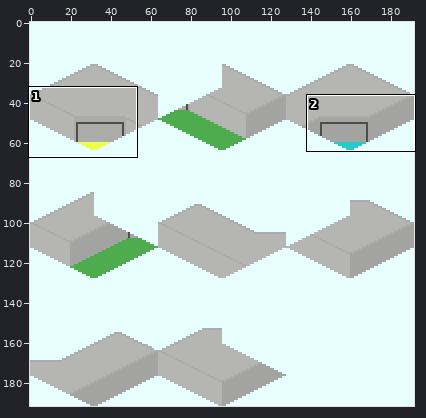
A sprite sheet gets an edit: source/png/Simple_Station_Mon-2.png. Above: a wide view before the commit, with the close-up outlined.
Close-up. The starting point:
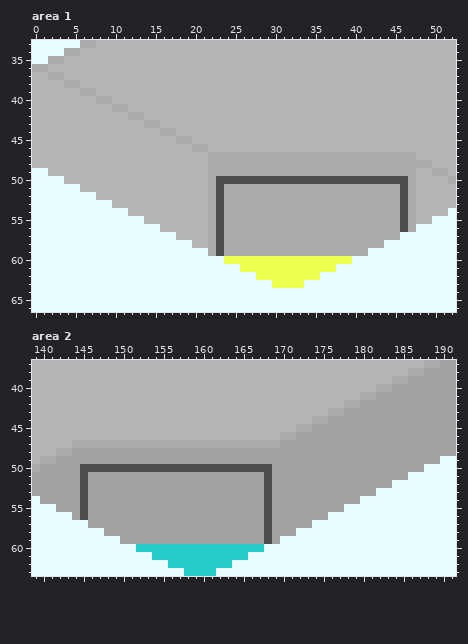
The file is 192x192 pixels. Colours within 5 levels of each other are drawn and written as one. Shown: area 1: x 0..52, y 33..66; area 2: x 139..191, y 37..63. The commit also changed other parts of the picture, which this record leaves out.
And afterwards:
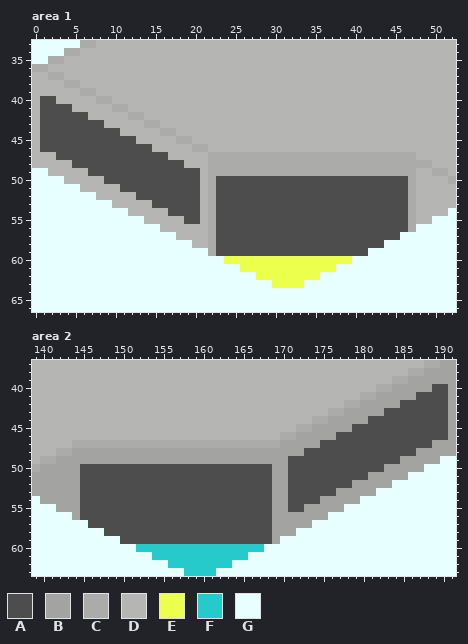
Palette (. is transparent): A #4d4d4d  B #a3a3a1  C #ababa9  D #b5b5b3  E #ecff4c  F #26caca  G #e7ffff
The edit:
--- area 1
@@ x 0..52 @@
 39 DDDDDDCCDDDDDDDDDDDDDDDDDDDDDDDDDDDDDDDDDDDDDDDDDDDDD
-40 DDDDDDDDCCDDDDDDDDDDDDDDDDDDDDDDDDDDDDDDDDDDDDDDDDDDD
-41 DDDDDDDDDDCCDDDDDDDDDDDDDDDDDDDDDDDDDDDDDDDDDDDDDDDDD
-42 DDDDDDDDDDDDCCDDDDDDDDDDDDDDDDDDDDDDDDDDDDDDDDDDDDDDD
-43 DDDDDDDDDDDDDDCCDDDDDDDDDDDDDDDDDDDDDDDDDDDDDDDDDDDDD
-44 DDDDDDDDDDDDDDDDCCDDDDDDDDDDDDDDDDDDDDDDDDDDDDDDDDDDD
-45 DDDDDDDDDDDDDDDDDDCCDDDDDDDDDDDDDDDDDDDDDDDDDDDDDDDDD
-46 DDDDDDDDDDDDDDDDDDDDCCDDDDDDDDDDDDDDDDDDDDDDDDDDDDDDD
-47 DDDDDDDDDDDDDDDDDDDDDDCCCCCCCCCCCCCCCCCCCCCCCCCCDDDDD
-48 DDDDDDDDDDDDDDDDDDDDDDCCCCCCCCCCCCCCCCCCCCCCCCCCCCDDD
-49 GGDDDDDDDDDDDDDDDDDDDDCCCCCCCCCCCCCCCCCCCCCCCCCCDDCCD
-50 GGGGDDDDDDDDDDDDDDDDDDCAAAAAAAAAAAAAAAAAAAAAAAACDDDDC
-51 GGGGGGDDDDDDDDDDDDDDDDCACCCCCCCCCCCCCCCCCCCCCCACDDDDD
-52 GGGGGGGGDDDDDDDDDDDDDDCACCCCCCCCCCCCCCCCCCCCCCACDDDDD
-53 GGGGGGGGGGDDDDDDDDDDDDCACCCCCCCCCCCCCCCCCCCCCCACDDDDD
-54 GGGGGGGGGGGGDDDDDDDDDDCACCCCCCCCCCCCCCCCCCCCCCACDDDDG
-55 GGGGGGGGGGGGGGDDDDDDDDCACCCCCCCCCCCCCCCCCCCCCCACDDGGG
-56 GGGGGGGGGGGGGGGGDDDDDDCACCCCCCCCCCCCCCCCCCCCCCACGGGGG
-57 GGGGGGGGGGGGGGGGGGDDDDCACCCCCCCCCCCCCCCCCCCCCCGGGGGGG
-58 GGGGGGGGGGGGGGGGGGGGDDCACCCCCCCCCCCCCCCCCCCCGGGGGGGGG
-59 GGGGGGGGGGGGGGGGGGGGGGCACCCCCCCCCCCCCCCCCCGGGGGGGGGGG
+40 DAADDDDDCCDDDDDDDDDDDDDDDDDDDDDDDDDDDDDDDDDDDDDDDDDDD
+41 DAAAADDDDDCCDDDDDDDDDDDDDDDDDDDDDDDDDDDDDDDDDDDDDDDDD
+42 DAAAAAADDDDDCCDDDDDDDDDDDDDDDDDDDDDDDDDDDDDDDDDDDDDDD
+43 DAAAAAAAADDDDDCCDDDDDDDDDDDDDDDDDDDDDDDDDDDDDDDDDDDDD
+44 DAAAAAAAAAADDDDDCCDDDDDDDDDDDDDDDDDDDDDDDDDDDDDDDDDDD
+45 DAAAAAAAAAAAADDDDDCCDDDDDDDDDDDDDDDDDDDDDDDDDDDDDDDDD
+46 DAAAAAAAAAAAAAADDDDDCCDDDDDDDDDDDDDDDDDDDDDDDDDDDDDDD
+47 DDDAAAAAAAAAAAAAADDDDDCCCCCCCCCCCCCCCCCCCCCCCCCCDDDDD
+48 DDDDDAAAAAAAAAAAAAADDDCCCCCCCCCCCCCCCCCCCCCCCCCCCCDDD
+49 GGDDDDDAAAAAAAAAAAAAADCCCCCCCCCCCCCCCCCCCCCCCCCCDDCCD
+50 GGGGDDDDDAAAAAAAAAAAADCAAAAAAAAAAAAAAAAAAAAAAAACDDDDC
+51 GGGGGGDDDDDAAAAAAAAAADCAAAAAAAAAAAAAAAAAAAAAAAACDDDDD
+52 GGGGGGGGDDDDDAAAAAAAADCAAAAAAAAAAAAAAAAAAAAAAAACDDDDD
+53 GGGGGGGGGGDDDDDAAAAAADCAAAAAAAAAAAAAAAAAAAAAAAACDDDDD
+54 GGGGGGGGGGGGDDDDDAAAADCAAAAAAAAAAAAAAAAAAAAAAAACDDDDG
+55 GGGGGGGGGGGGGGDDDDDAADCAAAAAAAAAAAAAAAAAAAAAAAACDDGGG
+56 GGGGGGGGGGGGGGGGDDDDDDCAAAAAAAAAAAAAAAAAAAAAAAACGGGGG
+57 GGGGGGGGGGGGGGGGGGDDDDCAAAAAAAAAAAAAAAAAAAAAAAGGGGGGG
+58 GGGGGGGGGGGGGGGGGGGGDDCAAAAAAAAAAAAAAAAAAAAAGGGGGGGGG
+59 GGGGGGGGGGGGGGGGGGGGGGCAAAAAAAAAAAAAAAAAAAGGGGGGGGGGG
 60 GGGGGGGGGGGGGGGGGGGGGGGGEEEEEEEEEEEEEEEEGGGGGGGGGGGGG
--- area 2
@@ x 139..191 @@
 39 DDDDDDDDDDDDDDDDDDDDDDDDDDDDDDDDDDDDDDDDDDDDDCCBBBBBB
-40 DDDDDDDDDDDDDDDDDDDDDDDDDDDDDDDDDDDDDDDDDDDCCBBBBBBBB
-41 DDDDDDDDDDDDDDDDDDDDDDDDDDDDDDDDDDDDDDDDDCCBBBBBBBBBB
-42 DDDDDDDDDDDDDDDDDDDDDDDDDDDDDDDDDDDDDDDCCBBBBBBBBBBBB
-43 DDDDDDDDDDDDDDDDDDDDDDDDDDDDDDDDDDDDDCCBBBBBBBBBBBBBB
-44 DDDDDDDDDDDDDDDDDDDDDDDDDDDDDDDDDDDCCBBBBBBBBBBBBBBBB
-45 DDDDDDDDDDDDDDDDDDDDDDDDDDDDDDDDDCCBBBBBBBBBBBBBBBBBB
-46 DDDDDDDDDDDDDDDDDDDDDDDDDDDDDDDCCBBBBBBBBBBBBBBBBBBBB
-47 DDDDDCCCCCCCCCCCCCCCCCCCCCCCCCCBBBBBBBBBBBBBBBBBBBBBB
-48 DDDCCBBBBBBBBBBBBBBBBBBBBBBBBBBBBBBBBBBBBBBBBBBBBBBBB
-49 DCCBBBBBBBBBBBBBBBBBBBBBBBBBBBBBBBBBBBBBBBBBBBBBBBBGG
-50 CBBBBBAAAAAAAAAAAAAAAAAAAAAAAABBBBBBBBBBBBBBBBBBBGGGG
-51 BBBBBBABBBBBBBBBBBBBBBBBBBBBBABBBBBBBBBBBBBBBBBGGGGGG
-52 BBBBBBABBBBBBBBBBBBBBBBBBBBBBABBBBBBBBBBBBBBBGGGGGGGG
-53 BBBBBBABBBBBBBBBBBBBBBBBBBBBBABBBBBBBBBBBBBGGGGGGGGGG
-54 GBBBBBABBBBBBBBBBBBBBBBBBBBBBABBBBBBBBBBBGGGGGGGGGGGG
-55 GGGBBBABBBBBBBBBBBBBBBBBBBBBBABBBBBBBBBGGGGGGGGGGGGGG
-56 GGGGGBABBBBBBBBBBBBBBBBBBBBBBABBBBBBBGGGGGGGGGGGGGGGG
-57 GGGGGGGBBBBBBBBBBBBBBBBBBBBBBABBBBBGGGGGGGGGGGGGGGGGG
-58 GGGGGGGGGBBBBBBBBBBBBBBBBBBBBABBBGGGGGGGGGGGGGGGGGGGG
-59 GGGGGGGGGGGBBBBBBBBBBBBBBBBBBABGGGGGGGGGGGGGGGGGGGGGG
+40 DDDDDDDDDDDDDDDDDDDDDDDDDDDDDDDDDDDDDDDDDDDCCBBBBBAAB
+41 DDDDDDDDDDDDDDDDDDDDDDDDDDDDDDDDDDDDDDDDDCCBBBBBAAAAB
+42 DDDDDDDDDDDDDDDDDDDDDDDDDDDDDDDDDDDDDDDCCBBBBBAAAAAAB
+43 DDDDDDDDDDDDDDDDDDDDDDDDDDDDDDDDDDDDDCCBBBBBAAAAAAAAB
+44 DDDDDDDDDDDDDDDDDDDDDDDDDDDDDDDDDDDCCBBBBBAAAAAAAAAAB
+45 DDDDDDDDDDDDDDDDDDDDDDDDDDDDDDDDDCCBBBBBAAAAAAAAAAAAB
+46 DDDDDDDDDDDDDDDDDDDDDDDDDDDDDDDCCBBBBBAAAAAAAAAAAAAAB
+47 DDDDDCCCCCCCCCCCCCCCCCCCCCCCCCCBBBBBAAAAAAAAAAAAAABBB
+48 DDDCCBBBBBBBBBBBBBBBBBBBBBBBBBBBBBAAAAAAAAAAAAAABBBBB
+49 DCCBBBBBBBBBBBBBBBBBBBBBBBBBBBBBAAAAAAAAAAAAAABBBBBGG
+50 CBBBBBAAAAAAAAAAAAAAAAAAAAAAAABBAAAAAAAAAAAABBBBBGGGG
+51 BBBBBBAAAAAAAAAAAAAAAAAAAAAAAABBAAAAAAAAAABBBBBGGGGGG
+52 BBBBBBAAAAAAAAAAAAAAAAAAAAAAAABBAAAAAAAABBBBBGGGGGGGG
+53 BBBBBBAAAAAAAAAAAAAAAAAAAAAAAABBAAAAAABBBBBGGGGGGGGGG
+54 GBBBBBAAAAAAAAAAAAAAAAAAAAAAAABBAAAABBBBBGGGGGGGGGGGG
+55 GGGBBBAAAAAAAAAAAAAAAAAAAAAAAABBAABBBBBGGGGGGGGGGGGGG
+56 GGGGGBAAAAAAAAAAAAAAAAAAAAAAAABBBBBBBGGGGGGGGGGGGGGGG
+57 GGGGGGGAAAAAAAAAAAAAAAAAAAAAAABBBBBGGGGGGGGGGGGGGGGGG
+58 GGGGGGGGGAAAAAAAAAAAAAAAAAAAAABBBGGGGGGGGGGGGGGGGGGGG
+59 GGGGGGGGGGGAAAAAAAAAAAAAAAAAAABGGGGGGGGGGGGGGGGGGGGGG
 60 GGGGGGGGGGGGGFFFFFFFFFFFFFFFFGGGGGGGGGGGGGGGGGGGGGGGG
Where, in picture pixels (left, top, right, bottom), the same in both close-ups:
changed: (40, 96, 200, 224)
changed: (224, 184, 400, 256)
changed: (88, 384, 448, 544)
